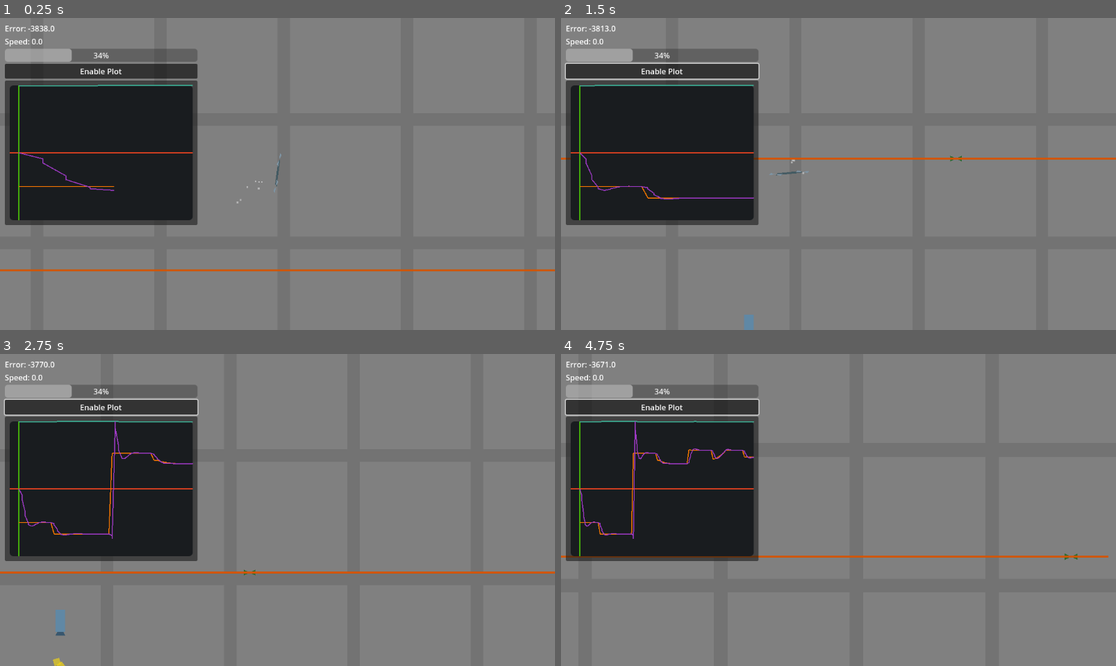
Above: before the commit, frames 1-4 (two rows, left to right).
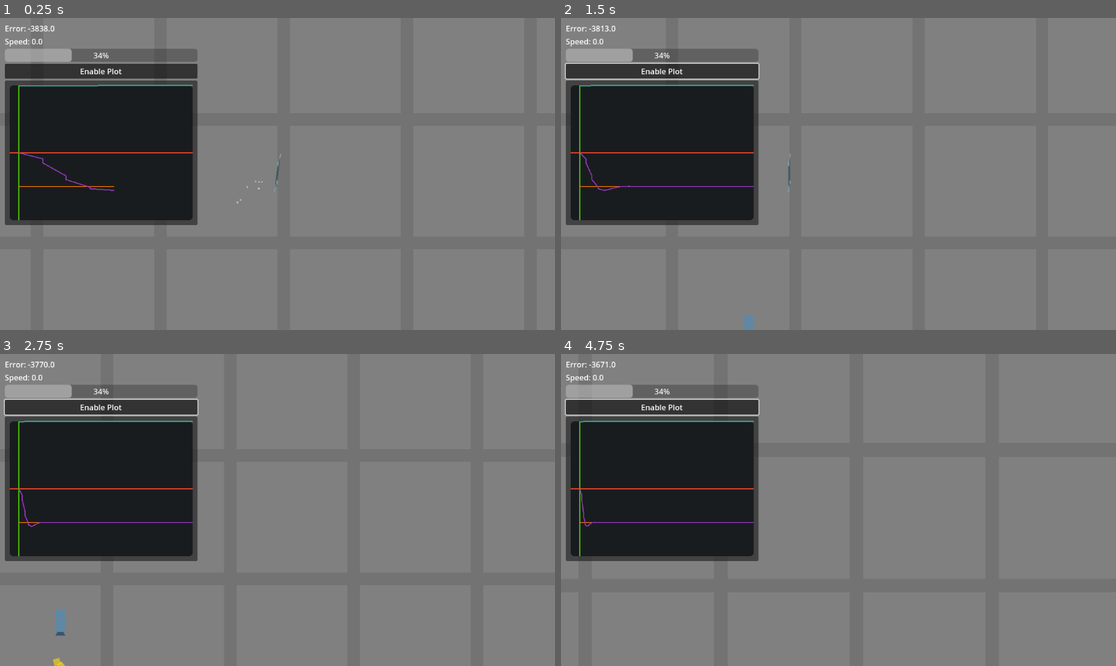
Above: after the commit, the same moments.

Repository: NattHerman/control
Game: Godot game, scene res://main.tscn
The game is run twice, just before and just after one commit, with the same random seed, the same clock (stepped at 60 frames per second) and the same inputs. The engine's default icon, where the game draws it, is replaced by a stand-in: a white triangle on a blue panel in a dark square.
Inputs (mouse positions are in pixels of both pictures, inside the frame that each line leads up to):
- Up to frame 1 (0.25 s): no input
- Up to frame 2 (1.5 s): click "Enable Plot" at 0.5 s; tap Enter (ui_accept) at 1.25 s; move the mouse to (960, 158) at 1.27 s; hold D (pan_right) from 1.28 s (still down); hold Enter (ui_accept) from 1.28 s (still down); click (960, 158) at 1.42 s
- Up to frame 3 (2.75 s): release D (pan_right) at 2 s; release Enter (ui_accept) at 2 s; drag from (166, 525) to (249, 572) at 2.02 s
- Up to frame 4 (4.75 s): move the mouse to (894, 441) at 2.77 s; hold D (pan_right) 2.78-3.5 s; hold Mouse wheel up (zoom_in) 2.78-3.5 s; click (894, 441) at 2.92 s; tap Enter (ui_accept) at 3.05, 4.25 s; drag from (810, 572) to (672, 463) at 3.52 s; move the mouse to (1005, 556) at 4.27 s; hold A (pan_left) from 4.28 s (still down); hold Enter (ui_accept) from 4.28 s (still down); click (1005, 556) at 4.42 s

The runs differ from the first frame. In frame 1, 0.9% of the frame differs, in the area x 0-100%, y 80-82%; in frame 2, 0.7%; in frame 3, 1.2%; in frame 4, 1.2%, in the area x 0-99%, y 21-66%.
Error after the commit: Parse Error: Identifier "debug_draw" not declared in the current scope. (res://main.gd:28)

Commit message:
Created debug DrawVector class

Diff:
--- /dev/null
+++ b/debug draw/debug_draw.gd
@@ -0,0 +1,4 @@
+extends Node2D
+
+
+var main_node: Node2D
--- /dev/null
+++ b/debug draw/draw_vector.gd
@@ -0,0 +1,21 @@
+extends Line2D
+class_name DrawVector
+
+
+var lifespan: float = 1
+
+
+func _init(_vector: Vector2, pos: Vector2, _lifespan: float = 0.5) -> void:
+	points = [Vector2.ZERO, _vector]
+	global_position = pos
+	lifespan = _lifespan
+
+	width = 3
+	end_cap_mode = Line2D.LINE_CAP_ROUND
+
+	debug_draw.main_node.add_child(self)
+
+
+func _ready() -> void:
+	var timer: SceneTreeTimer = get_tree().create_timer(lifespan)
+	timer.connect("timeout", queue_free)
--- /dev/null
+++ b/debug draw/test/draw_test.gd
@@ -0,0 +1,7 @@
+extends Node2D
+
+
+func _input(event: InputEvent) -> void:
+	if event.is_action_pressed("ui_accept"):
+		var vec = DrawVector.new(Vector2.ONE * 100, Vector2.ZERO)
+		add_child(vec)
--- /dev/null
+++ b/debug draw/test/draw_test.tscn
@@ -0,0 +1,8 @@
+[gd_scene load_steps=2 format=3 uid="uid://mk6kxm58bx6u"]
+
+[ext_resource type="Script" uid="uid://b5pxxu77wk3f0" path="res://debug draw/test/draw_test.gd" id="1_wo4aj"]
+
+[node name="DrawTest" type="Node2D"]
+script = ExtResource("1_wo4aj")
+
+[node name="Camera2D" type="Camera2D" parent="."]
--- a/main.gd
+++ b/main.gd
@@ -15,7 +15,7 @@
 
 @onready var target = $Drone
 
-@export_range(1, 20, 0.01)
+@export_range(0, 20, 0.01)
 var time_scale: float = 1:
 	set(value):
 		time_scale = value
@@ -24,10 +24,9 @@
 
 func _ready() -> void:
 	Engine.time_scale = time_scale
-	if reference_pos is Vector2:
-		$ReferenceLine.position.y = reference_pos.y
-	else:
-		$ReferenceLine.position.y = reference_pos
+	$ReferenceLine.position.y = reference_pos.y
+	debug_draw.main_node = self
+
 
 func _input(event: InputEvent) -> void:
 	if event is InputEventMouseButton and event.pressed and (event.button_index == MouseButton.MOUSE_BUTTON_LEFT):
@@ -39,6 +38,7 @@
 		var target_to_mouse = global_mouse_pos - target.position
 		ref_angle = atan2(-target_to_mouse.x, target_to_mouse.y)
 
+
 func _process(_delta: float) -> void:
 	if Input.is_mouse_button_pressed(MouseButton.MOUSE_BUTTON_LEFT):
 		var centerscreen_mouse_pos = (get_viewport().get_mouse_position()  - get_viewport_rect().size * 0.5)
@@ -47,4 +47,4 @@
 		$ReferenceMarker.reference = reference_pos
 		$ReferenceLine.position.y = reference_pos.y
 		var target_to_mouse = global_mouse_pos - target.position
-		ref_angle = atan2(-target_to_mouse.x, target_to_mouse.y)
+		ref_angle = atan2(target_to_mouse.x, -target_to_mouse.y)
Not shown, added: debug draw/debug_draw.gd.uid
Not shown, added: debug draw/draw_vector.gd.uid
Not shown, added: debug draw/test/draw_test.gd.uid
